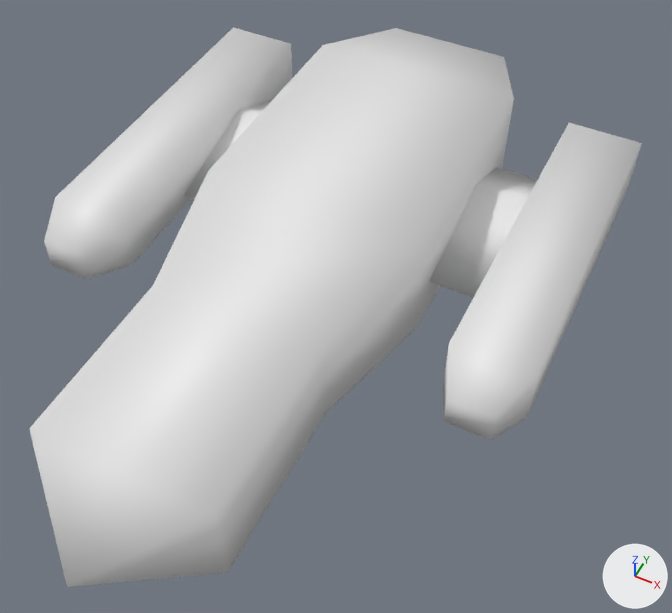
The OBJ model PhantomNebula/Resources/Models/shippy1.obj: old version first, new version second.
Rendered twice from a 50 mm lens placed at (3.67, -7.79, 7.61), pointed at (0.5, -1.44, -0.32). Arrows for +X, +Y and +Z are at lower right; the lights stay in place. Where no turn or scale is listed for an object, it has been applied to the vertices.

Names of what the first picture shows: 'Shippy'.
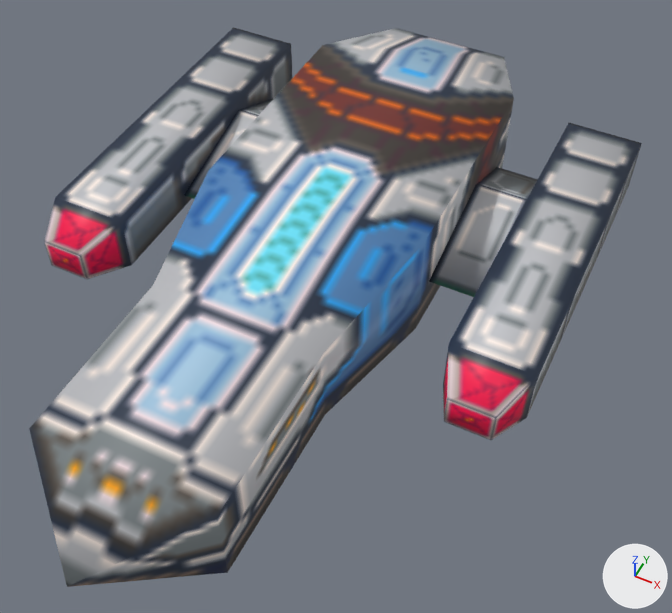
The newer file is also turned or shifted as a whole; pictures and numbers use the older file's frame.

Boxes [x1, y1, x2, y2] around the edits, measured in the pictures (672 x 613 px):
'Shippy', recoloured
    both: [29, 27, 642, 587]

Diff of the bpy script that builds the scene:
```diff
--- a/PhantomNebula/Resources/Models/shippy1.obj.py
+++ b/PhantomNebula/Resources/Models/shippy1.obj.py
@@ img_shippy_png @@
+img_shippy_png = load_image('shippy.png', '../../../ArtDocs/shippy.png', 128, 128, 'sRGB')
@@ mat_material @@
+mat_material = principled_material('Material')
+mat_material.texture = img_shippy_png
@@ me_shippy @@
 me_shippy.from_pydata(...)  # 57 vertices, 47 faces; spans x -2.93..2.94, y -5.64..3.06, z -0.7..0.7
+me_shippy.materials.append(mat_material)  # picture img_shippy_png
```
